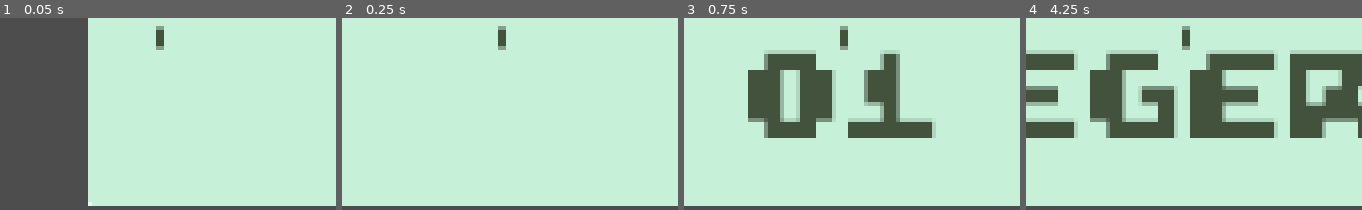
Above: before the commit, frames 1-4 (left to right).
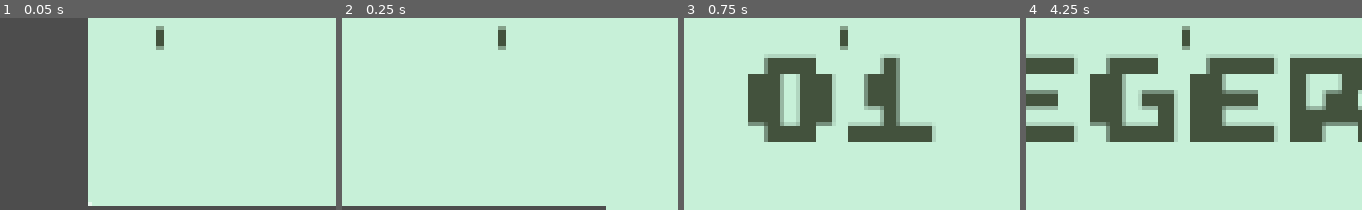
Above: after the commit, the same moments.

Repository: TakacsArtur/CinoRitmo
Game: Godot game, scene res://01/01_01.tscn
Same seed, same stepped clock (60 frames per second), same inputs: the game is played once before the commit and once after it.
Inputs:
- Up to frame 1 (0.05 s): no input
- Up to frame 2 (0.25 s): no input
- Up to frame 3 (0.75 s): hold X (botrow) from 0.53 s (still down)
- Up to frame 4 (4.25 s): release X (botrow) at 1.28 s; tap S (midrow) at 1.35 s; hold Space (strum) 2.03-2.78 s; tap W (toprow) at 2.85 s; hold X (botrow) from 3.53 s (still down)

Frame 1 is identical in both runs. In frame 2, 0.4% of the frame differs, in the area x 78-100%, y 97-100%; in frame 3, 6.0%; in frame 4, 13%, in the area x 0-100%, y 16-100%.

Commit message:
Added a level warp

Diff:
--- a/cinoritmo/01/01_01.tscn
+++ b/cinoritmo/01/01_01.tscn
@@ -7,6 +7,7 @@
 [ext_resource type="Texture2D" uid="uid://d4khrceasx376" path="res://Assets/Jpegs/Beatmarker/beatmarker_2.png" id="5_anyw3"]
 [ext_resource type="Texture2D" uid="uid://o31moht0nf5g" path="res://Assets/Jpegs/Notemarker/noteMarker.jpg" id="6_vl30o"]
 [ext_resource type="Texture2D" uid="uid://dhue6xcll2cen" path="res://Assets/Jpegs/General/01Concept2.png" id="7_ltxpb"]
+[ext_resource type="Texture2D" uid="uid://dbv6ccav7vr0x" path="res://Assets/Jpegs/General/success.png" id="8_453tl"]
 
 [sub_resource type="RectangleShape2D" id="RectangleShape2D_cxxpv"]
 size = Vector2(8, 32)
@@ -98,7 +99,8 @@
 texture = ExtResource("1_1odnx")
 
 [node name="01Concept2" type="Sprite2D" parent="."]
-position = Vector2(-699, 24)
+texture_filter = 2
+position = Vector2(-699, 25)
 texture = ExtResource("7_ltxpb")
 
 [node name="Background3" type="Sprite2D" parent="."]
@@ -110,6 +112,10 @@
 scale = Vector2(22.5476, 1)
 texture = ExtResource("1_1odnx")
 
+[node name="Success" type="Sprite2D" parent="."]
+position = Vector2(834, 26)
+texture = ExtResource("8_453tl")
+
 [node name="Repeatarea1" type="Area2D" parent="."]
 position = Vector2(189, 13)
 
@@ -129,6 +135,27 @@
 
 [node name="01" type="AudioStreamPlayer" parent="StartArea"]
 stream = ExtResource("4_x6fek")
+
+[node name="EndArea2" type="Area2D" parent="."]
+position = Vector2(1099, 20)
+
+[node name="NoteMarker" type="Sprite2D" parent="EndArea2"]
+texture_filter = 2
+position = Vector2(0, 24)
+texture = ExtResource("6_vl30o")
+
+[node name="NoteMarker2" type="Sprite2D" parent="EndArea2"]
+texture_filter = 2
+position = Vector2(0, 12)
+texture = ExtResource("6_vl30o")
+
+[node name="Topwall" type="Sprite2D" parent="EndArea2"]
+texture_filter = 2
+texture = ExtResource("6_vl30o")
+
+[node name="CollisionShape2D" type="CollisionShape2D" parent="EndArea2"]
+position = Vector2(0, 12)
+shape = SubResource("RectangleShape2D_cxxpv")
 
 [node name="EndArea" type="Area2D" parent="."]
 position = Vector2(534, 20)
@@ -599,8 +626,14 @@
 position = Vector2(127, 37)
 shape = SubResource("RectangleShape2D_3klya")
 
+[node name="Background4" type="Sprite2D" parent="."]
+position = Vector2(2394, 25)
+scale = Vector2(13.1429, 1)
+texture = ExtResource("1_1odnx")
+
 [connection signal="body_entered" from="Repeatarea1" to="CharacterBody2D" method="_on_start_area_body_entered"]
 [connection signal="body_entered" from="StartArea" to="CharacterBody2D" method="_on_start_area_body_entered"]
+[connection signal="body_entered" from="EndArea2" to="CharacterBody2D" method="_on_end_area_2_body_entered"]
 [connection signal="body_entered" from="EndArea" to="CharacterBody2D" method="_on_end_area_body_entered"]
 [connection signal="body_entered" from="topRow2" to="CharacterBody2D" method="_on_top_row_body_entered"]
 [connection signal="body_exited" from="topRow2" to="CharacterBody2D" method="_on_top_row_body_exited"]
--- a/cinoritmo/01/player_contrrol.gd
+++ b/cinoritmo/01/player_contrrol.gd
@@ -15,7 +15,13 @@
 	move_and_slide()
 func _on_end_area_body_entered(body: Node2D) -> void:
 	curentVelocity = 0
+	if score> 2500:
+		curentVelocity = 200
 	print(score)
+
+func _on_end_area_2_body_entered(body: Node2D) -> void:
+	curentVelocity = 40
+
 func _on_start_area_body_entered(body: Node2D) -> void:
 	print("Entered")
 	curentVelocity = 40
Not shown: 1 places in cinoritmo/01/01_01.tscn that only renumber resources
Binary file added: cinoritmo/Assets/Jpegs/General/success.png
Not shown, added: cinoritmo/Assets/Jpegs/General/success.png.import
Not shown, changed: cinoritmo/export_presets.cfg
